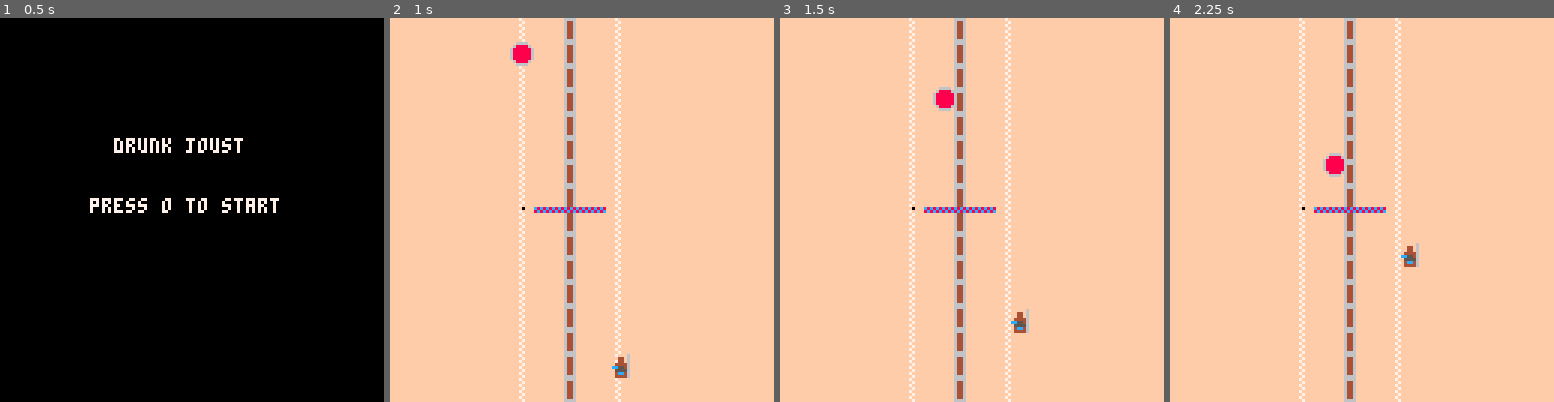
Above: before the commit, frames 1-4 (left to right).
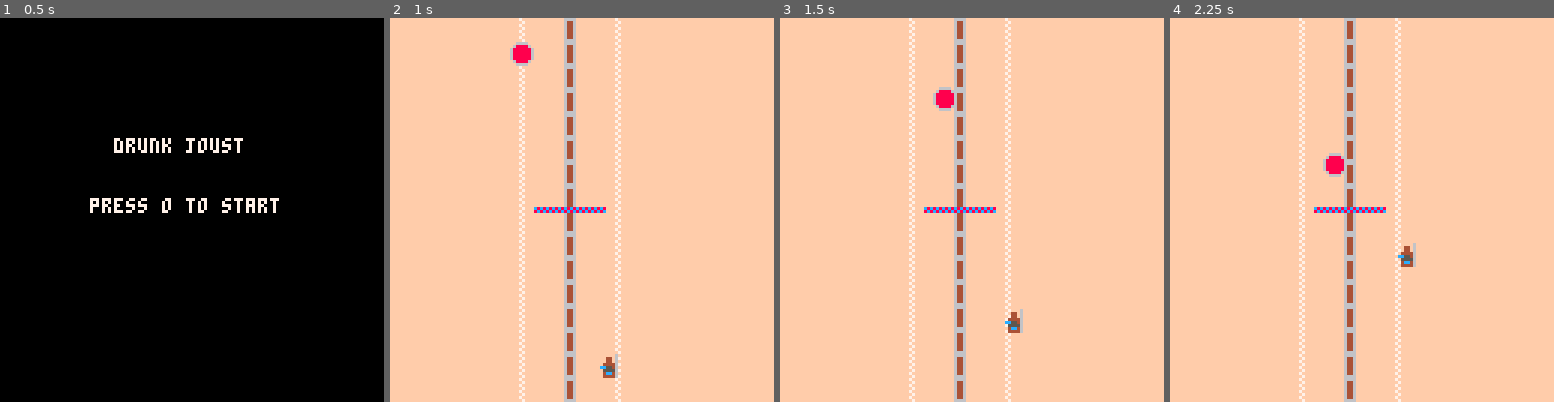
Above: after the commit, the same moments.

Repository: alstonStone/pico8_joust
Game: PICO-8 cartridge joust.p8
Same seed, same stepped clock (60 frames per second), same inputs: the game is played once before the commit and once after it.
Inputs:
- Up to frame 1 (0.5 s): tap X (X key) at 0.33 s
- Up to frame 2 (1 s): tap O (Z key) at 0.7 s
- Up to frame 3 (1.5 s): tap X (X key) at 1.07 s
- Up to frame 4 (2.25 s): tap O (Z key) at 1.7, 2.1 s; tap X (X key) at 1.85 s

Frame 1 is identical in both runs. In frame 2, 0.4% of the frame differs, in the area x 34-63%, y 49-94%; in frame 3, 0.3%; in frame 4, 0.2%.

Commit message:
Update joust.p8
Implemented TD changes based on feedback, I will need to test values further. I cleaned up some left over test code. I started working on a horse galloping sound effect.

Diff:
--- a/joust.p8
+++ b/joust.p8
@@ -84,8 +84,8 @@
 	p1y=120
 	speed=1
 	steer=0
-	steer_str=2
-	sway=1
+	steer_str=1
+	sway=.5
 	bump=0
 	bump_str=4
 end
@@ -120,9 +117,6 @@
 
 function draw_player_1_td()
 	spr(9,p1x,p1y)
-	--print("x:"..p1x..",y:"..p1y)
-	pset(44, 63, 0)--
-	--pset(63, 71, 0)--
 end
 
 
Not shown, changed: the sound effects (__sfx__) section of joust.p8
